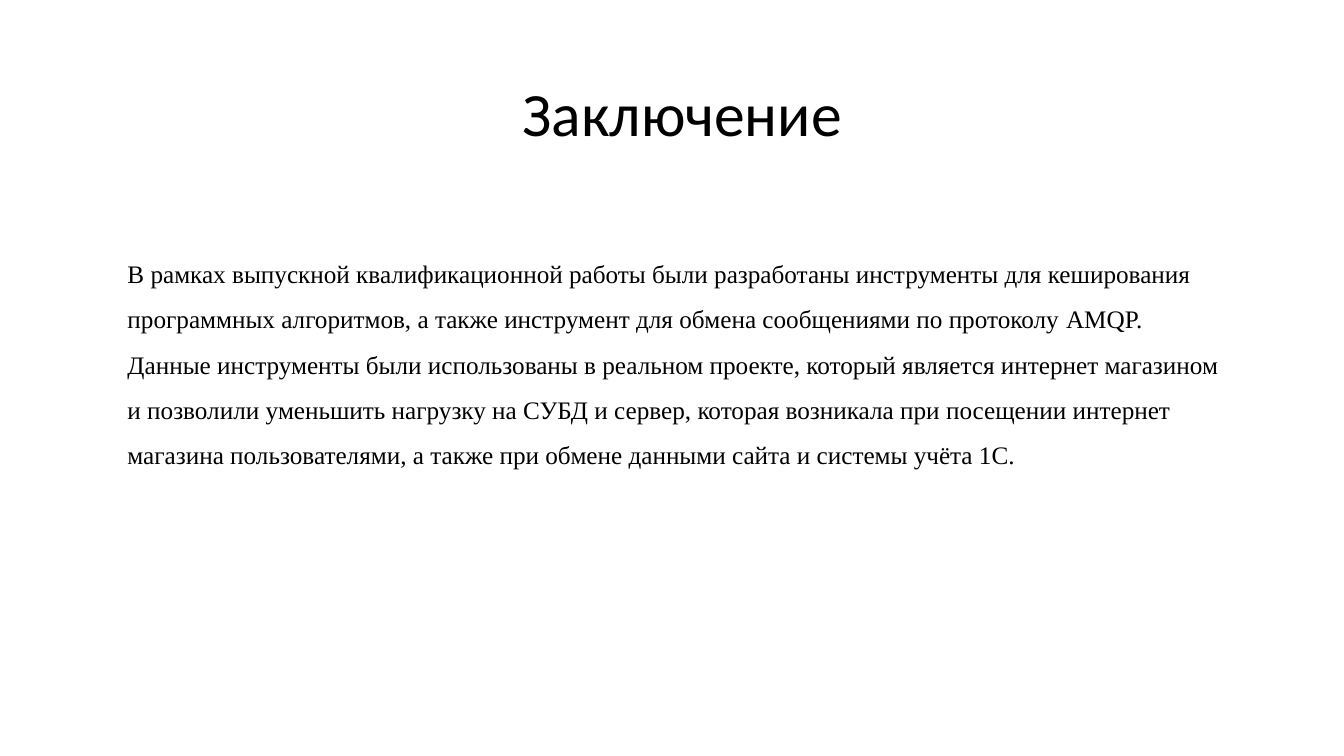
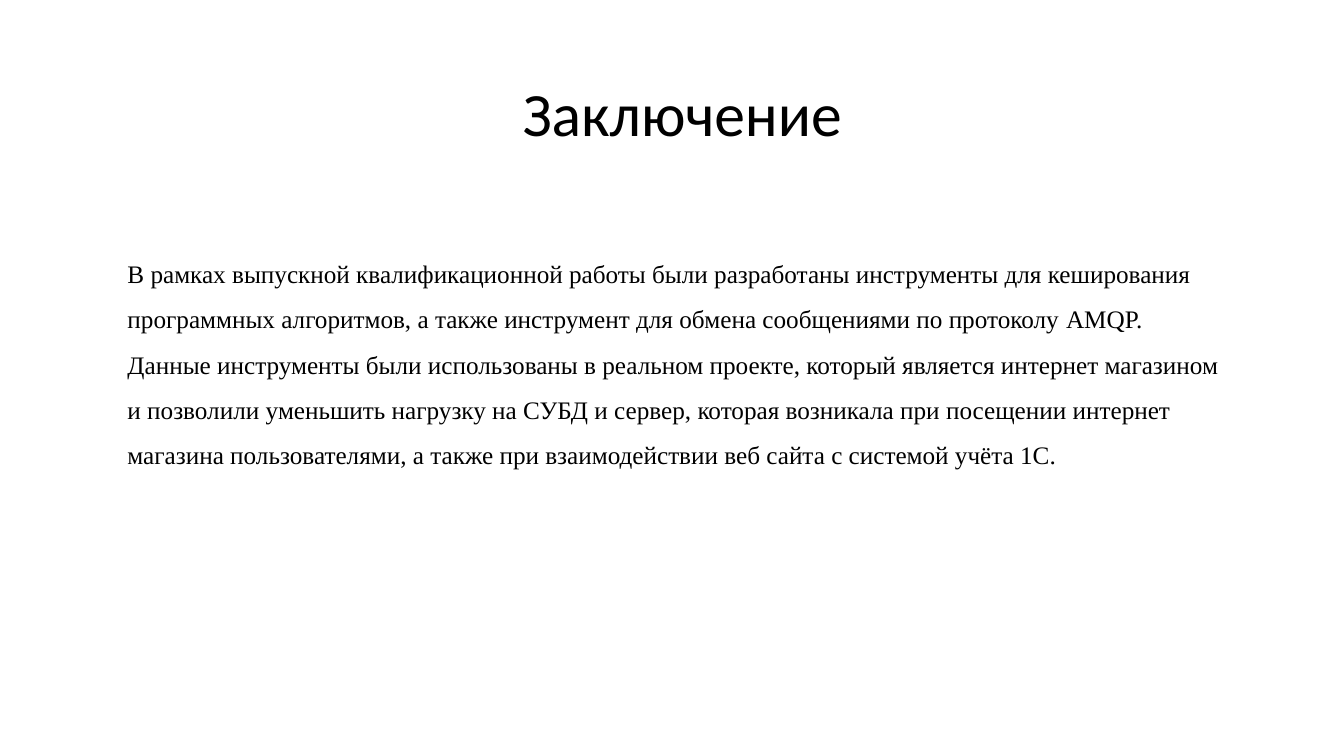
Before and after one commit to IgorTyutyunov/-, a slide deck: slide 13 of ВКР_5.pptx (slide 12 before the commit). Drawn at 1344x756 pixels with LibreOffice and Linux fonts; fonts in the diff are those of the drawing. Boxes give left, top, right and bottom in pixels: in the first picture for what was removed or moved away, otherwise in the second. Text is boxed around its words. In the diff, an @@ line names an element or a change of style, - is before the commit and + after.

```diff
--- a/ВКР_5.pptx
+++ b/ВКР_5.pptx
@@ text at bbox=[127, 265, 1218, 470]: text changed @@
-  В рамках выпускной квалификационной работы были разработаны инструменты для кеширования программных алгоритмов, а также инструмент для обмена сообщениями по протоколу AMQP. Данные инструменты были использованы в реальном проекте, который является интернет магазином и позволили уменьшить нагрузку на СУБД и сервер, которая возникала при посещении интернет магазина пользователями, а также при обмене данными сайта и системы учёта 1С.
+  В рамках выпускной квалификационной работы были разработаны инструменты для кеширования программных алгоритмов, а также инструмент для обмена сообщениями по протоколу AMQP. Данные инструменты были использованы в реальном проекте, который является интернет магазином и позволили уменьшить нагрузку на СУБД и сервер, которая возникала при посещении интернет магазина пользователями, а также при взаимодействии веб сайта с системой учёта 1С.
```
Also in this commit, not shown: 7 other slides changed, 4 slides added, 3 slides removed.
